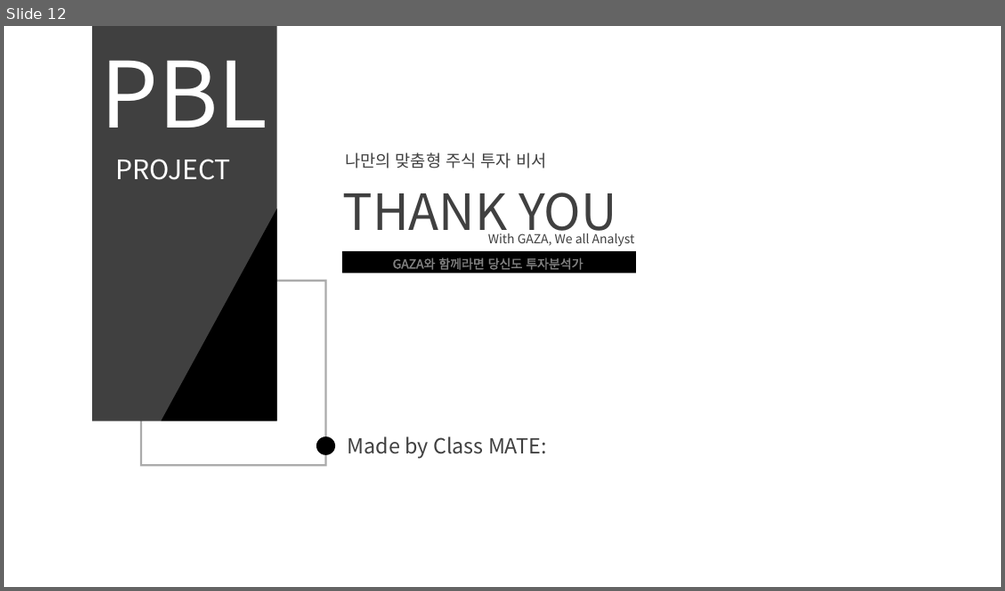
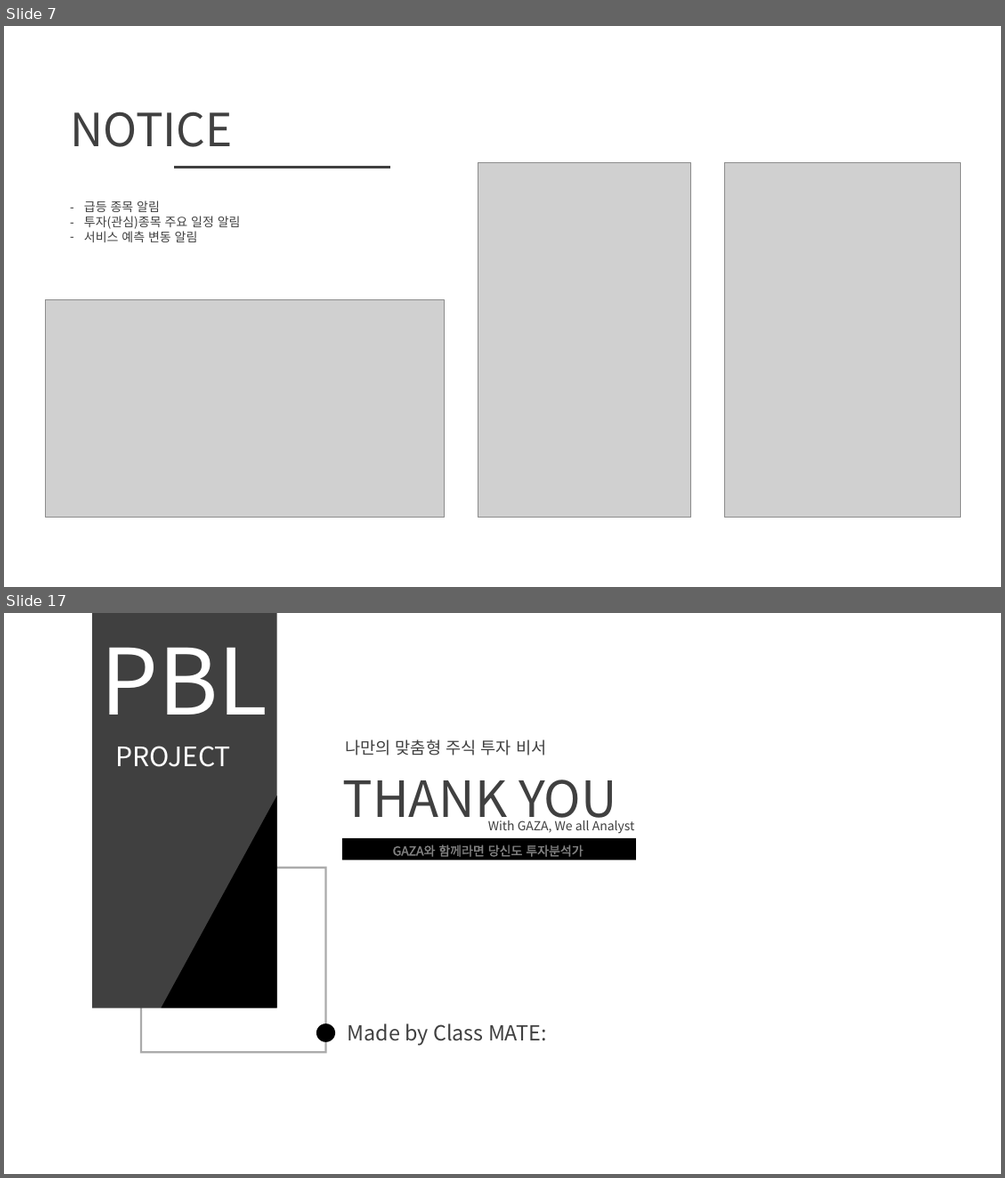
Before and after one commit to leo-kimm/project_N, a slide deck: 서비스 청사진.pptx. Shown one above the other, each under a label of ours: slide 12 before the commit, slides 7 and 17 after it; the slides between them are not shown. The pictures are 1005x591 and 1005x1178 pixels, drawn with LibreOffice and Linux fonts; fonts in the diff are those of the drawing; grey boxes stand for pictures; background and template pictures are left out. Boxes give left, top, right and bottom in pixels: in the first picture for what was removed or moved away, otherwise in the second. Text is boxed around its words. In the diff, an @@ line names an element or a change of style, - is before the commit and + after.

```diff
--- a/서비스 청사진.pptx
+++ b/서비스 청사진.pptx
@@ slide 7 added at [4,26,1001,587], background #FFFFFF @@
@@ text added at [70,111,233,147], 44 pt, text #404040 @@
+NOTICE
@@ line added from (175, 167) to (390, 167), #404040 2.5 pt @@
@@ picture added at [478,163,690,517] @@
@@ picture added at [724,163,961,516] @@
@@ text added at [84,200,241,242], 12 pt, text #404040 @@
+– 급등 종목 알림
+– 투자(관심)종목 주요 일정 알림
+– 서비스 예측 변동 알림
@@ picture added at [46,300,445,517] @@
@@ what was slide 12 is now slide 17 @@
```
Also in this commit, not shown: 8 slides changed, 7 other slides added, 3 slides removed.
